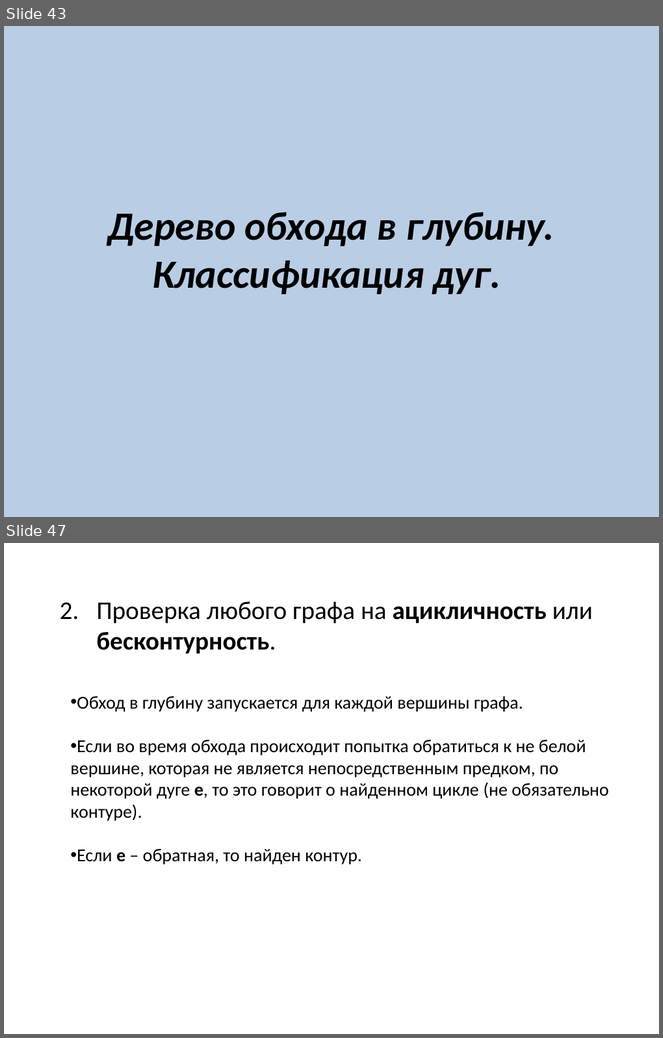
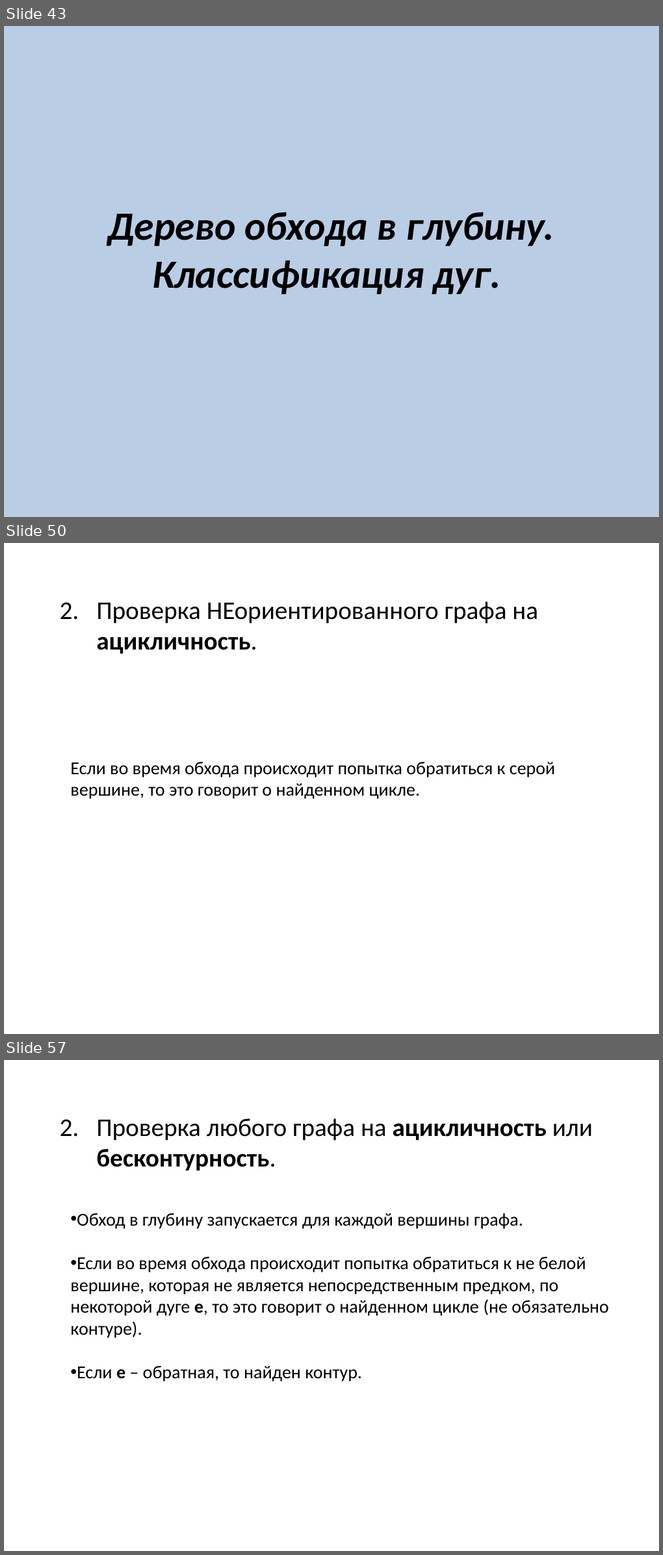
Before and after one commit to SteinbergOB/ANG, a slide deck: Презентации/Лекция 1.pptx. Shown one above the other, each under a label of ours: slides 43 and 47 before the commit, slides 43, 50 and 57 after it; the slides between them are not shown. The pictures are 663x1038 and 663x1555 pixels, drawn with LibreOffice and Linux fonts; fonts in the diff are those of the drawing. Boxes give left, top, right and bottom in pixels: in the first picture for what was removed or moved away, otherwise in the second. Text is boxed around its words. In the diff, an @@ line names an element or a change of style, - is before the commit and + after.

```diff
--- a/Презентации/Лекция 1.pptx
+++ b/Презентации/Лекция 1.pptx
@@ slide 50 added at (4,543,659,1034), background #FFFFFF @@
@@ text added at (96,601,538,654), 28 pt, text #000000 @@
+2. Проверка НЕориентированного графа на ацикличность.
@@ text added at (70,762,555,799), 20 pt, text #000000 @@
+Если во время обхода происходит попытка обратиться к серой вершине, то это говорит о найденном цикле.
@@ what was slide 47 is now slide 57 @@
```
Also in this commit, not shown: 4 slides changed, 9 other slides added, 1 other file.
